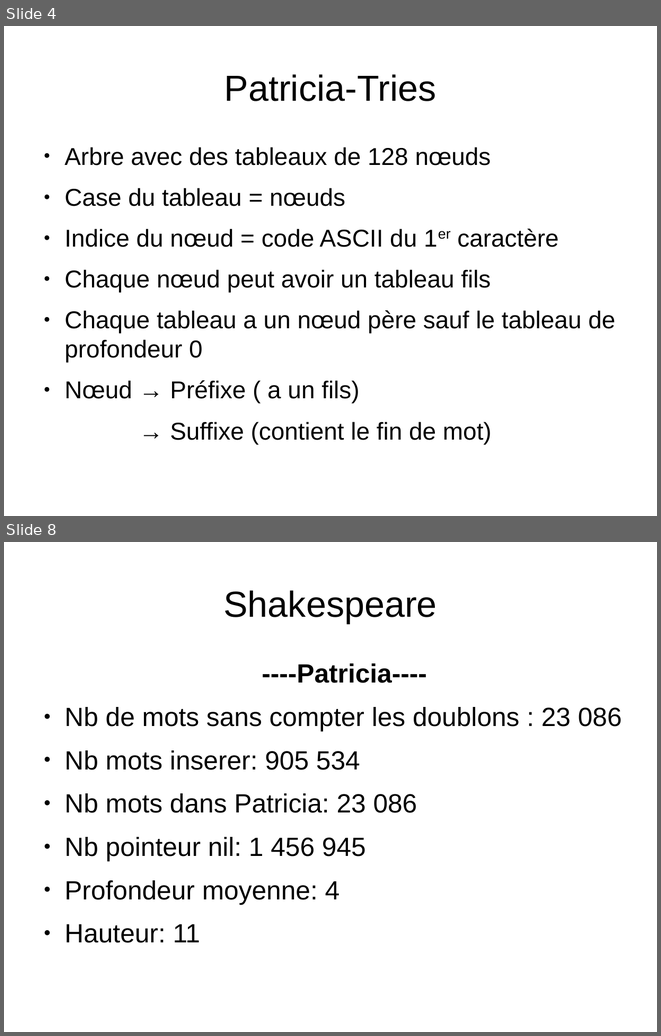
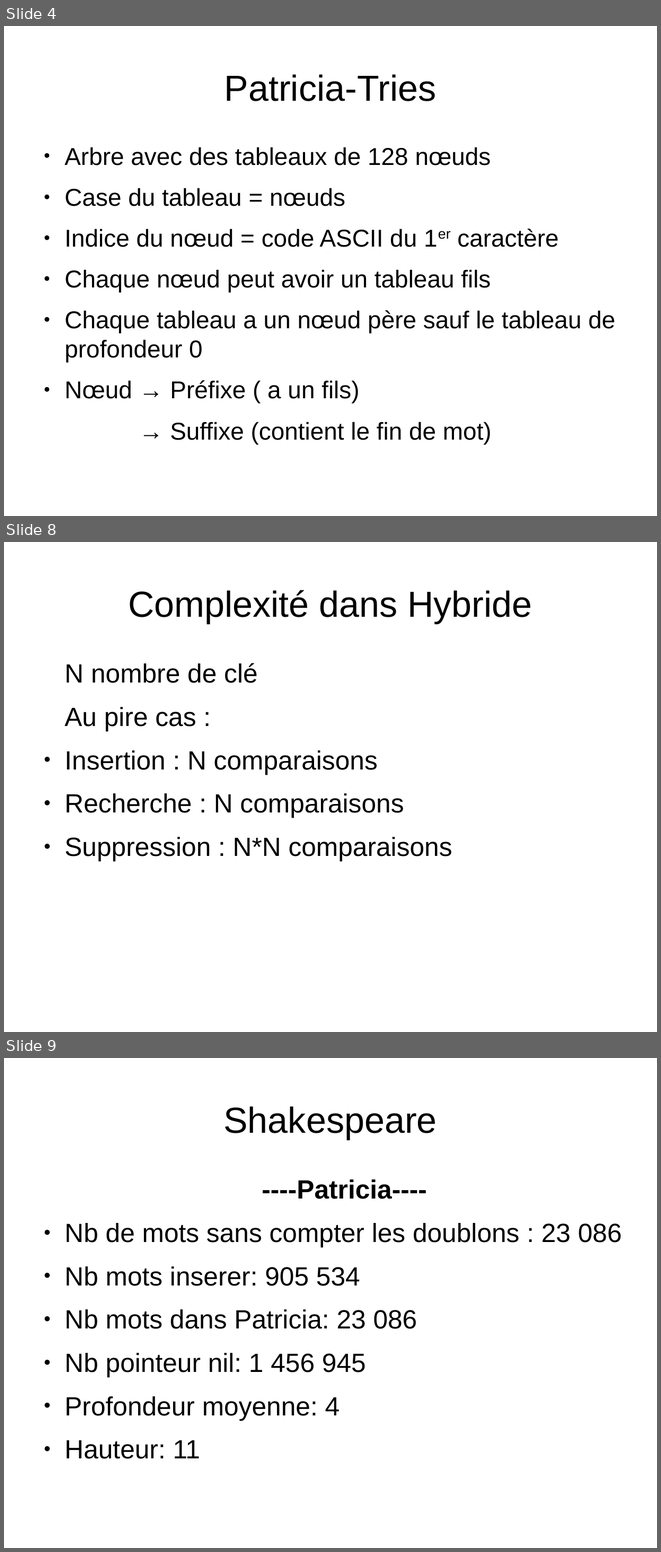
Before and after one commit to chao450/ProjetALGAV, a slide deck: DiapoProjet.odp. Shown one above the other, each under a label of ours: slides 4 and 8 before the commit, slides 4, 8 and 9 after it; the slides between them are not shown. The pictures are 661x1036 and 661x1552 pixels, drawn with LibreOffice and Linux fonts; fonts in the diff are those of the drawing. Boxes give left, top, right and bottom in pixels: in the first picture for what was removed or moved away, otherwise in the second. Text is boxed around its words. In the diff, an @@ line names an element or a change of style, - is before the commit and + after.

```diff
--- a/DiapoProjet.odp
+++ b/DiapoProjet.odp
@@ slide 8 added at (4,542,657,1032), background #FFFFFF @@
@@ title added at (128,590,532,623), 44 pt, text #000000 @@
+Complexité dans Hybride
@@ text added at (64,663,452,861), 32 pt, text #000000 @@
+N nombre de clé
+Au pire cas :
+● Insertion : N comparaisons
+● Recherche : N comparaisons
+● Suppression : N*N comparaisons
@@ what was slide 8 is now slide 9 @@
```
Also in this commit, not shown: 3 slides changed, 3 other slides added, 1 slide removed, 2 other files.
